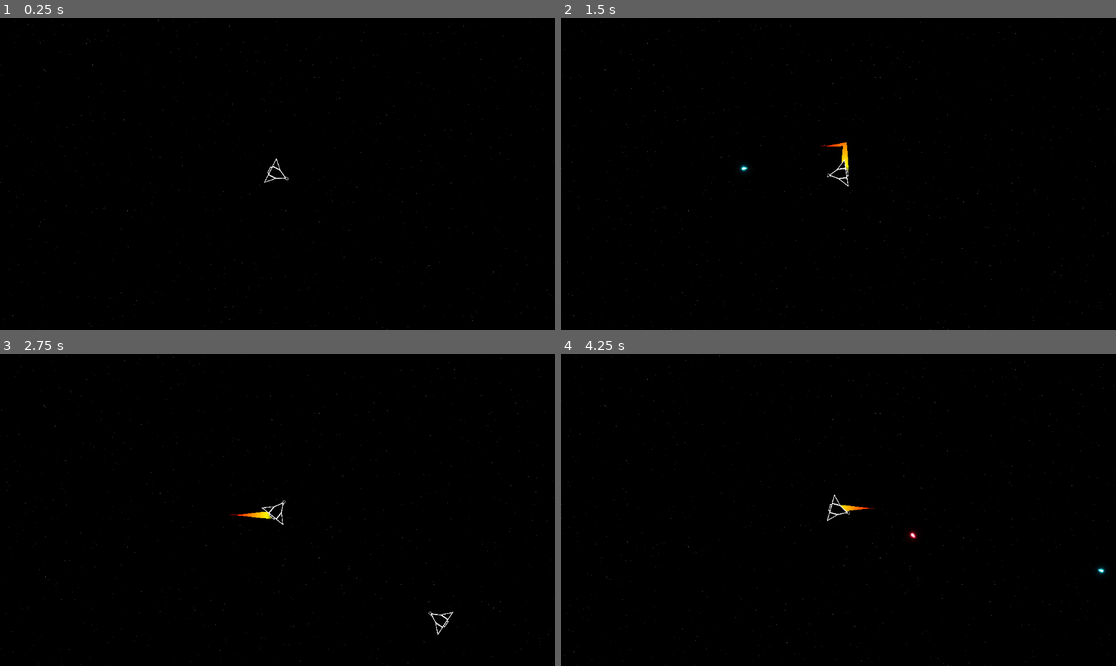
Above: before the commit, frames 1-4 (two rows, left to right).
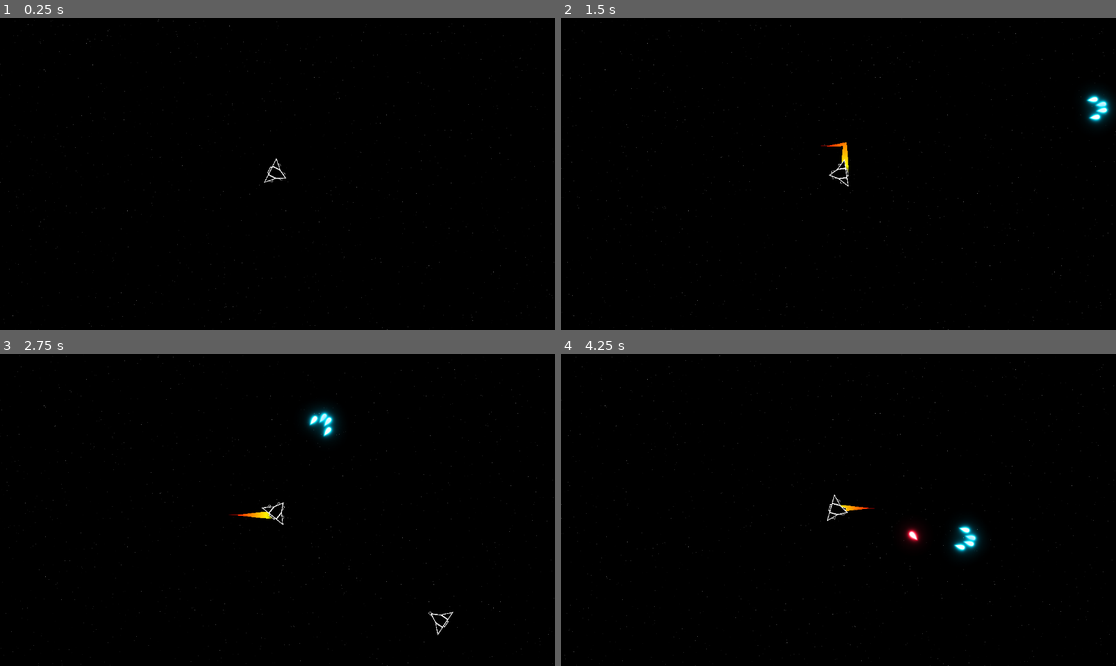
Above: after the commit, the same moments.

Repository: Bill-GD/SpaceDefender
Game: Godot game, scene res://Main/Game/game.tscn
Same seed, same stepped clock (60 frames per second), same inputs: the game is played once before the commit and once after it. The project has no main scene, so this scene is started directly.
Inputs (mouse positions are in pixels of both pictures, inside the frame that each line leads up to):
- Up to frame 1 (0.25 s): no input
- Up to frame 2 (1.5 s): move the mouse to (960, 158) at 0.52 s; press the mouse at (960, 158) at 0.53 s; hold D (move_right) 0.53-1.28 s; move the mouse to (727, 189) at 1.27 s; release the mouse at (727, 189) at 1.28 s; hold S (move_down) from 1.28 s (still down); click (727, 189) at 1.35 s
- Up to frame 3 (2.75 s): move the mouse to (333, 441) at 2.02 s; release S (move_down) at 2.03 s; press the mouse at (333, 441) at 2.03 s; hold D (move_right) from 2.03 s (still down)
- Up to frame 4 (4.25 s): move the mouse to (810, 572) at 2.77 s; release D (move_right) at 2.78 s; release the mouse at (810, 572) at 2.78 s; hold W (move_up) 2.78-3.53 s; click (810, 572) at 2.85 s; move the mouse to (1005, 556) at 3.52 s; press the mouse at (1005, 556) at 3.53 s; hold A (move_left) from 3.53 s (still down)

The runs differ from the first frame. In frame 1, less than 0.1% of the frame differs, in the area x 48-53%, y 46-53%; in frame 2, 0.5%; in frame 3, 0.5%; in frame 4, 0.6%, in the area x 48-99%, y 46-71%.

Commit message:
Small update
- Disable character hurt box when dying, avoid dying twice
- Enemy stops targeting when out of range
- Func to reset player extra stats
- Proj despawing animation

Diff:
--- a/Main/Character/Enemy/enemy.gd
+++ b/Main/Character/Enemy/enemy.gd
@@ -12,4 +12,7 @@
 func _on_player_detect_range_body_entered(body: PhysicsBody2D) -> void:
 	if body is Player:
 		target = body
-	pass # Replace with function body.
+
+func _on_player_detect_range_body_exited(body: PhysicsBody2D):
+	if body is Player:
+		target = null
--- a/Main/Character/Enemy/enemy.tscn
+++ b/Main/Character/Enemy/enemy.tscn
@@ -22,3 +22,4 @@
 shape = SubResource("CircleShape2D_4ftms")
 
 [connection signal="body_entered" from="PlayerDetectRange" to="." method="_on_player_detect_range_body_entered"]
+[connection signal="body_exited" from="PlayerDetectRange" to="." method="_on_player_detect_range_body_exited"]
--- a/Main/Character/Player/player.tscn
+++ b/Main/Character/Player/player.tscn
@@ -5,7 +5,7 @@
 [ext_resource type="Script" path="res://Main/Character/basic_stats.gd" id="3_2admm"]
 [ext_resource type="Texture2D" uid="uid://4102kfkc1i3t" path="res://Assets/Characters/player_ship.png" id="4_abdpi"]
 [ext_resource type="Script" path="res://Main/Character/Player/weapon_controller.gd" id="5_dilgy"]
-[ext_resource type="PackedScene" uid="uid://ck6rngxawsodt" path="res://Main/Weapon/Blaster/blaster.tscn" id="6_u3exy"]
+[ext_resource type="PackedScene" uid="uid://hspr326ra2d1" path="res://Main/Weapon/Blaster/quad_blaster.tscn" id="6_ksc5y"]
 
 [sub_resource type="Resource" id="Resource_eee1r"]
 script = ExtResource("3_2admm")
@@ -41,7 +41,7 @@
 [node name="Weapon" parent="." index="3"]
 script = ExtResource("5_dilgy")
 
-[node name="Blaster" parent="Weapon" index="0" instance=ExtResource("6_u3exy")]
+[node name="QuadBlaster" parent="Weapon" index="0" instance=ExtResource("6_ksc5y")]
 
 [node name="TrailPosition" parent="." index="4"]
 position = Vector2(-9, 0)
--- a/Main/Character/Player/player_stats.gd
+++ b/Main/Character/Player/player_stats.gd
@@ -6,3 +6,10 @@
 static var crit_chance: float = 0.05
 static var crit_damage: float = 1.5
 static var homing: bool = false
+
+static func reset() -> void:
+	damage_boost = 1
+	speed_boost = 1
+	crit_chance = 0.05
+	crit_damage = 1.5
+	homing = false
--- a/Main/Character/character.gd
+++ b/Main/Character/character.gd
@@ -24,6 +24,7 @@
 	shield = stats.base_shield
 
 func die() -> void:
+	$HurtBox.set_deferred("monitoring", false)
 	print_rich("[color=red]%s has died[/color]" % name)
 	if self is Enemy: queue_free()
 
--- a/Main/Projectile/Blast/blast.tscn
+++ b/Main/Projectile/Blast/blast.tscn
@@ -15,6 +15,7 @@
 [node name="Blast" instance=ExtResource("1_udw1y")]
 z_index = -1
 script = ExtResource("2_222tq")
+homing = true
 steer_force = 2000.0
 
 [node name="Collision" parent="." index="0"]
@@ -25,6 +26,5 @@
 shape = SubResource("CircleShape2D_qbj3p")
 
 [node name="Sprite" parent="." index="2"]
-scale = Vector2(0.25, 0.25)
 texture = ExtResource("3_y1r4r")
 vframes = 2
--- a/Main/Projectile/projectile.gd
+++ b/Main/Projectile/projectile.gd
@@ -14,10 +14,14 @@
 var chasing_target: bool = false
 
 func _ready() -> void:
+	var anim: Animation = $AnimationPlayer.get_animation("projectile_despawn")
+	anim.track_set_key_value(0, 0, $Sprite.scale)
+
 	$DespawnTimer.start()
 	look_at(to_global(direction))
 
-	if from_player: homing = PlayerStats.homing
+	if from_player: homing = PlayerStats.homing || homing
+	else: homing = false
 	if damage <= 0: print_rich('[color=red]%s damage is 0[/color]' % name)
 
 func seek() -> Vector2:
@@ -37,6 +41,9 @@
 	position += velocity * delta
 
 func _on_despawn_timer_timeout() -> void:
+	$AnimationPlayer.play("projectile_despawn")
+	while $AnimationPlayer.is_playing():
+		await get_tree().create_timer(0.1).timeout
 	queue_free()
 
 func _on_homing_range_body_entered(body: CharacterBody2D) -> void:
--- a/Main/Projectile/projectile.tscn
+++ b/Main/Projectile/projectile.tscn
@@ -1,9 +1,94 @@
-[gd_scene load_steps=3 format=3 uid="uid://bs6gstpj7wr25"]
+[gd_scene load_steps=6 format=3 uid="uid://bs6gstpj7wr25"]
 
 [ext_resource type="Script" path="res://Main/Projectile/projectile.gd" id="1_mi18y"]
 
 [sub_resource type="CircleShape2D" id="CircleShape2D_nougf"]
 resource_local_to_scene = true
+
+[sub_resource type="Animation" id="Animation_owqii"]
+resource_name = "projectile_despawn"
+length = 0.5
+tracks/0/type = "value"
+tracks/0/imported = false
+tracks/0/enabled = true
+tracks/0/path = NodePath("Sprite:scale")
+tracks/0/interp = 1
+tracks/0/loop_wrap = true
+tracks/0/keys = {
+"times": PackedFloat32Array(0, 0.5),
+"transitions": PackedFloat32Array(1, 1),
+"update": 0,
+"values": [Vector2(0.5, 0.5), Vector2(0, 0)]
+}
+tracks/1/type = "value"
+tracks/1/imported = false
+tracks/1/enabled = true
+tracks/1/path = NodePath("Sprite:modulate")
+tracks/1/interp = 1
+tracks/1/loop_wrap = true
+tracks/1/keys = {
+"times": PackedFloat32Array(0, 0.5),
+"transitions": PackedFloat32Array(1, 1),
+"update": 0,
+"values": [Color(1, 1, 1, 1), Color(1, 1, 1, 0)]
+}
+tracks/2/type = "value"
+tracks/2/imported = false
+tracks/2/enabled = true
+tracks/2/path = NodePath(".:monitoring")
+tracks/2/interp = 1
+tracks/2/loop_wrap = true
+tracks/2/keys = {
+"times": PackedFloat32Array(0, 0.25),
+"transitions": PackedFloat32Array(1, 1),
+"update": 1,
+"values": [true, false]
+}
+
+[sub_resource type="Animation" id="Animation_51m6l"]
+length = 0.001
+tracks/0/type = "value"
+tracks/0/imported = false
+tracks/0/enabled = true
+tracks/0/path = NodePath("Sprite:scale")
+tracks/0/interp = 1
+tracks/0/loop_wrap = true
+tracks/0/keys = {
+"times": PackedFloat32Array(0),
+"transitions": PackedFloat32Array(1),
+"update": 0,
+"values": [Vector2(0.5, 0.5)]
+}
+tracks/1/type = "value"
+tracks/1/imported = false
+tracks/1/enabled = true
+tracks/1/path = NodePath("Sprite:modulate")
+tracks/1/interp = 1
+tracks/1/loop_wrap = true
+tracks/1/keys = {
+"times": PackedFloat32Array(0),
+"transitions": PackedFloat32Array(1),
+"update": 0,
+"values": [Color(1, 1, 1, 1)]
+}
+tracks/2/type = "value"
+tracks/2/imported = false
+tracks/2/enabled = true
+tracks/2/path = NodePath(".:monitoring")
+tracks/2/interp = 1
+tracks/2/loop_wrap = true
+tracks/2/keys = {
+"times": PackedFloat32Array(0),
+"transitions": PackedFloat32Array(1),
+"update": 1,
+"values": [true]
+}
+
+[sub_resource type="AnimationLibrary" id="AnimationLibrary_kbw3x"]
+_data = {
+"RESET": SubResource("Animation_51m6l"),
+"projectile_despawn": SubResource("Animation_owqii")
+}
 
 [node name="Projectile" type="Area2D"]
 script = ExtResource("1_mi18y")
@@ -23,5 +108,10 @@
 wait_time = 5.0
 one_shot = true
 
+[node name="AnimationPlayer" type="AnimationPlayer" parent="."]
+libraries = {
+"": SubResource("AnimationLibrary_kbw3x")
+}
+
 [connection signal="body_entered" from="HomingRange" to="." method="_on_homing_range_body_entered"]
 [connection signal="timeout" from="DespawnTimer" to="." method="_on_despawn_timer_timeout"]
